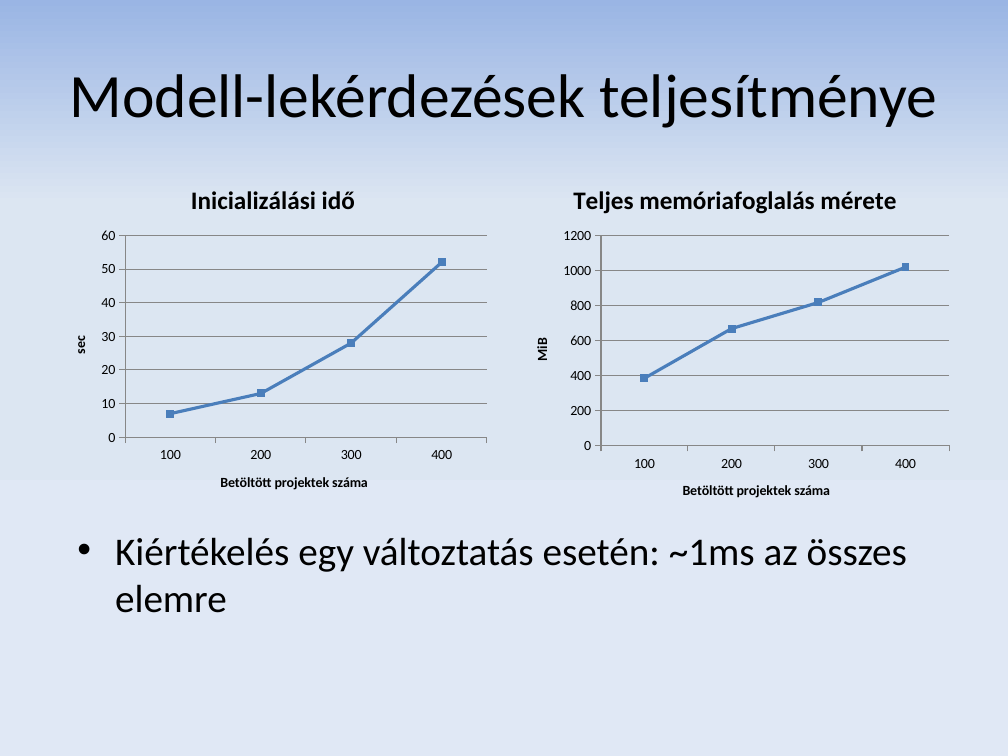
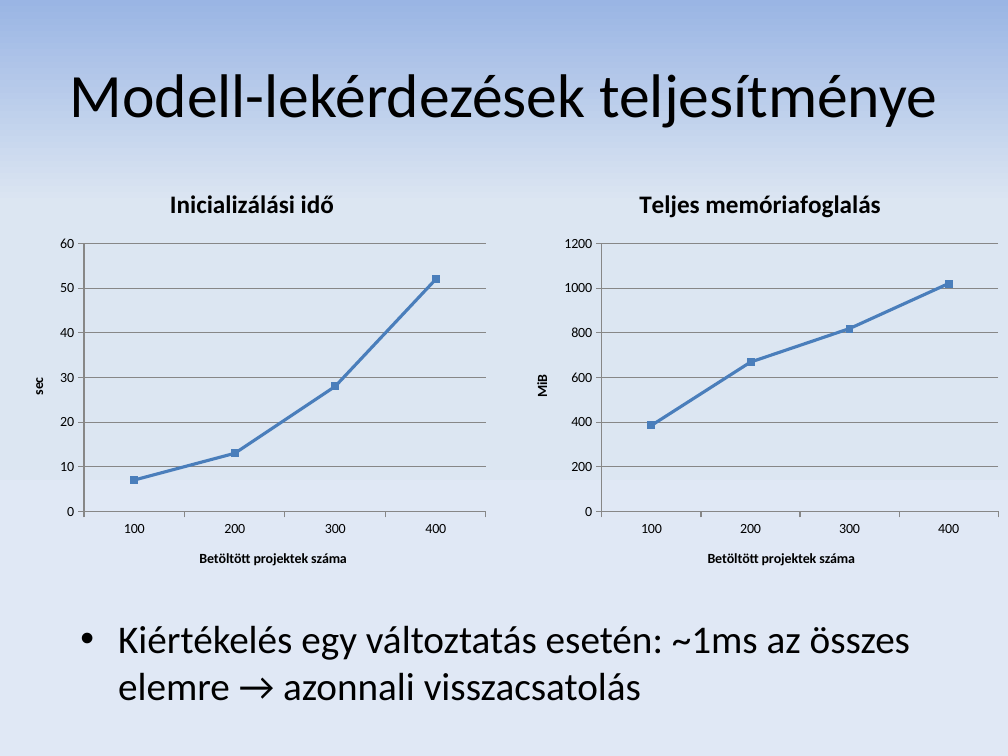
Before and after one commit to donat/incquery-deps, a slide deck: slide 18 of incquery-deps-documentation/presentation/tdk_pres_hu_v2.pptx (slide 16 before the commit). Drawn at 1008x756 pixels with LibreOffice and Linux fonts; fonts in the diff are those of the drawing. Boxes give left, top, right and bottom in pixels: in the first picture for what was removed or moved away, otherwise in the second. Text is boxed around its words. In the diff, an @@ line names an element or a change of style, - is before the commit and + after.

```diff
--- a/incquery-deps-documentation/presentation/tdk_pres_hu_v2.pptx
+++ b/incquery-deps-documentation/presentation/tdk_pres_hu_v2.pptx
@@ line chart resized from (x1=50, y1=168, x2=496, y2=513) to (x1=8, y1=168, x2=496, y2=589) @@
@@ line chart at (x1=512, y1=168, x2=1008, y2=589) @@
@@ title "Teljes memóriafoglalás mérete" to "Teljes memóriafoglalás" @@
@@ line chart resized from (x1=512, y1=168, x2=958, y2=521) to (x1=512, y1=168, x2=1008, y2=589) @@
@@ text at (x1=118, y1=625, x2=910, y2=701): text changed @@
-• Kiértékelés egy változtatás esetén: ~1ms az összes elemre
+• Kiértékelés egy változtatás esetén: ~1ms az összes elemre → azonnali visszacsatolás
```
Also in this commit, not shown: 11 other slides changed, 2 slides added.
